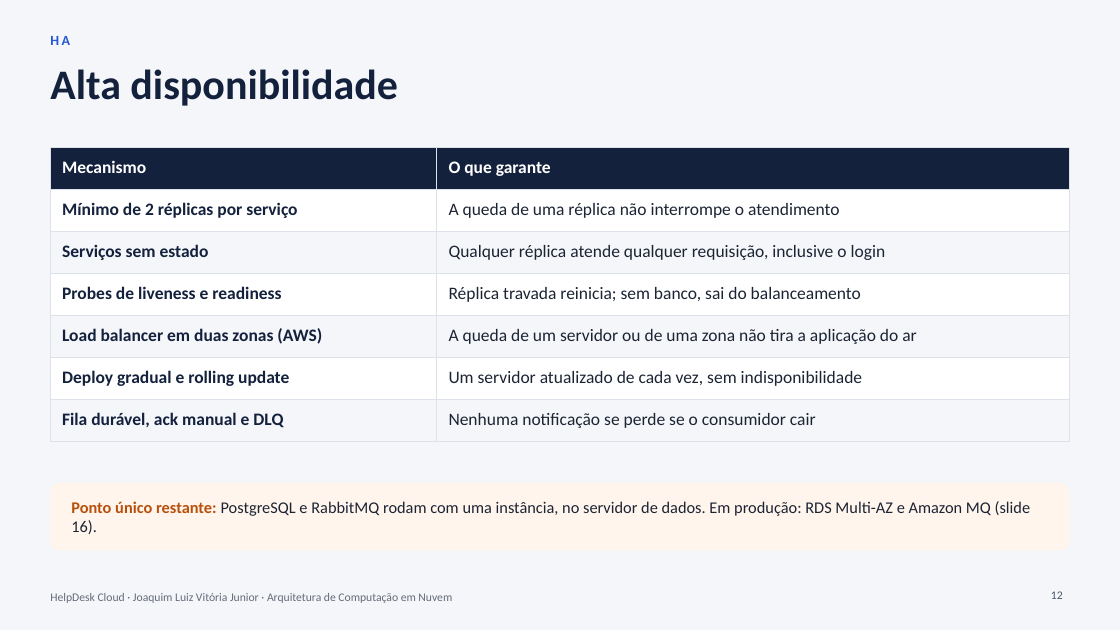
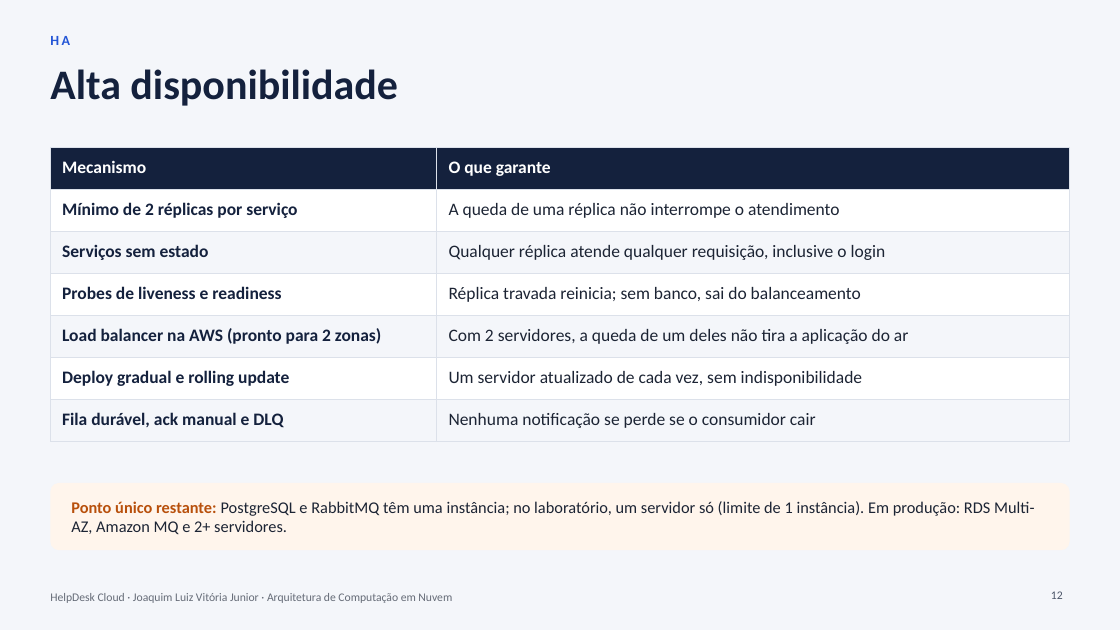
Before and after one commit to jlvjunior/HelpDesk, a slide deck: slide 12 of docs/apresentacao/HelpDesk-Cloud-Apresentacao.pptx. Drawn at 1120x630 pixels with LibreOffice and Linux fonts; fonts in the diff are those of the drawing. Boxes give left, top, right and bottom in pixels: in the first picture for what was removed or moved away, otherwise in the second. Text is boxed around its words. In the diff, an @@ line names an element or a change of style, - is before the commit and + after.

Commit message:
Infraestrutura AWS adaptada ao limite do laboratório

```diff
--- a/docs/apresentacao/HelpDesk-Cloud-Apresentacao.pptx
+++ b/docs/apresentacao/HelpDesk-Cloud-Apresentacao.pptx
@@ table at (50,147,1070,441) @@
-row 5, column 1: Load balancer em duas zonas (AWS)
+row 5, column 1: Load balancer na AWS (pronto para 2 zonas)
-row 5, column 2: A queda de um servidor ou de uma zona não tira a aplicação do ar
+row 5, column 2: Com 2 servidores, a queda de um deles não tira a aplicação do ar
@@ text at (71,501,1034,534): text changed @@
-Ponto único restante: PostgreSQL e RabbitMQ rodam com uma instância, no servidor de dados. Em produção: RDS Multi-AZ e Amazon MQ (slide 16).
+Ponto único restante: PostgreSQL e RabbitMQ têm uma instância; no laboratório, um servidor só (limite de 1 instância). Em produção: RDS Multi-AZ, Amazon MQ e 2+ servidores.
```
Also in this commit, not shown: 3 other slides changed, 12 other files.
